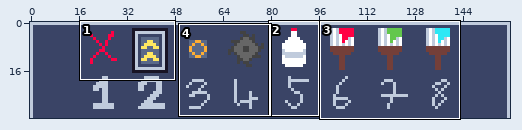
One commit to this pixel-art file: asset_sources/gfx/hud-bottom.aseprite. The picture above shows the old version from afar; the outline marks the close-up.
Close-up. First the earlier version:
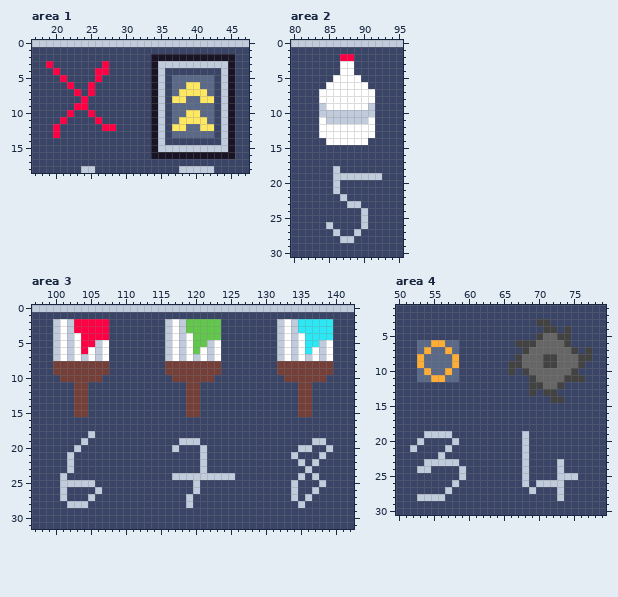
160x32 pixels, 1 frame. Shown: area 1: x 17..47, y 0..18; area 2: x 80..95, y 0..30; area 3: x 97..142, y 0..31; area 4: x 50..79, y 1..30.
And afterwards:
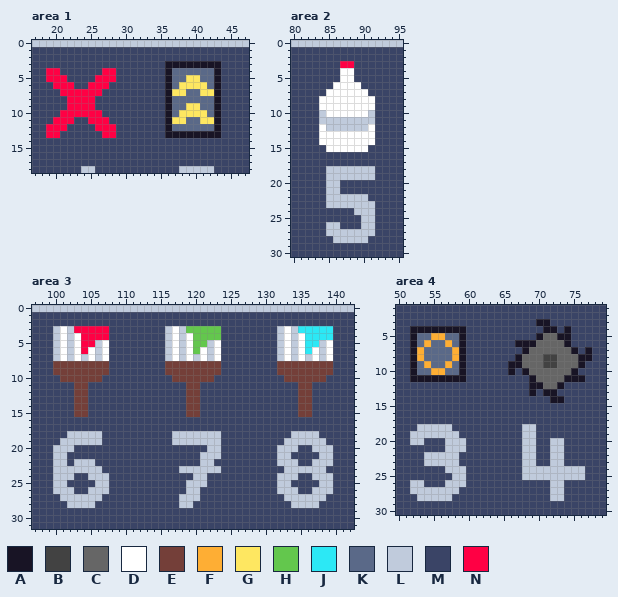
Palette (. is transparent): A #181425  B #424242  C #666666  D #ffffff  E #743f39  F #feae34  G #fee761  H #63c74d  J #2ce8f5  K #5a6988  L #c0cbdc  M #3a4466  N #ff0044
Change:
Area 1, layer "Layer 2":
y 2: x 34..45 AAAAAAAAAAAA -> MMMMMMMMMMMM
y 3: x 19 N -> M; x 27 N -> M; x 34..45 ALLLLLLLLLLA -> MMAAAAAAAAMM
y 4: x 19 M -> N; x 26 N -> M; x 28 M -> N; x 34..45 ALMMMMMMMMLA -> MMAKKKKKKAMM
y 5: x 19..20 MM -> NN; x 27..28 MM -> NN; x 34..36 ALM -> MMA; x 39..40 KK -> GG; x 43..45 MLA -> AMM
y 6: x 20..21 MM -> NN; x 26..27 MM -> NN; x 34..36 ALM -> MMA; x 38 K -> G; x 41 K -> G; x 43..45 MLA -> AMM
y 7: x 21..22 MM -> NN; x 24 M -> N; x 26 M -> N; x 34..37 ALMK -> MMAG; x 39..40 GG -> KK; x 42..45 KMLA -> GAMM
y 8: x 22..23 MM -> NN; x 25 M -> N; x 34..38 ALMGG -> MMAKK; x 41..45 GGMLA -> KKAMM
y 9: x 22 M -> N; x 25 M -> N; x 34..36 ALM -> MMA; x 39..40 KK -> GG; x 43..45 MLA -> AMM
y 10: x 21 M -> N; x 23..24 MM -> NN; x 26 M -> N; x 34..36 ALM -> MMA; x 38 K -> G; x 41 K -> G; x 43..45 MLA -> AMM
y 11: x 20 M -> N; x 22 M -> N; x 25 M -> N; x 27 M -> N; x 34..37 ALMK -> MMAG; x 39..40 GG -> KK; x 42..45 KMLA -> GAMM
y 12: x 19 M -> N; x 21 M -> N; x 26 M -> N; x 34..38 ALMGG -> MMAKK; x 41..45 GGMLA -> KKAMM
y 13: x 19 M -> N; x 27..28 MM -> NN; x 34..45 ALMKKKKKKMLA -> MMAAAAAAAAMM
y 14: x 34..35 AL -> MM; x 44..45 LA -> MM
y 15: x 34..45 ALLLLLLLLLLA -> MMMMMMMMMMMM
y 16: x 34..45 AAAAAAAAAAAA -> MMMMMMMMMMMM
Area 2, layer "Layer 2":
y 2: x 87..88 NN -> MM
y 3: x 87..88 DD -> NN
y 5: x 86 D -> M; x 89 D -> M
y 6: x 85 D -> M; x 90 D -> M
y 7: x 84 D -> M; x 91 D -> M
y 9: x 84 L -> D; x 91 L -> D
y 10: x 85..90 LLLLLL -> DDDDDD
y 11: x 84 D -> L; x 91 D -> L
y 12: x 85..90 DDDDDD -> LLLLLL
y 14: x 84 M -> D; x 91 M -> D
y 15: x 85..90 MMMMMM -> DDDDDD
y 18: x 85 M -> L; x 87..91 MMMMM -> LLLLL
y 19: x 85 M -> L; x 92 L -> M
y 20..21: x 85 M -> L
y 22: x 85..86 MM -> LL; x 88..90 MMM -> LLL
y 23: x 85..87 MMM -> LLL; x 90..91 MM -> LL
y 24: x 89 M -> L; x 91 M -> L
y 25: x 91 M -> L
y 26: x 86 M -> L; x 91 M -> L
y 27: x 85 M -> L; x 87..88 MM -> LL; x 90..91 MM -> LL
y 28: x 86 M -> L; x 89..90 MM -> LL
Area 3, layer "Layer 2":
y 2: x 100..107 LDLNNNNN -> MMMMMMMM; x 116..123 LDLHHHHH -> MMMMMMMM; x 132..139 LDLJJJJJ -> MMMMMMMM
y 18: x 102..104 MMM -> LLL; x 106 M -> L; x 117..123 MMMMMMM -> LLLLLLL; x 134..137 MMMM -> LLLL
y 19: x 101..103 MMM -> LLL; x 105..106 MM -> LL; x 117 M -> L; x 121..123 MMM -> LLL; x 133..136 MMMM -> LLLL
y 20: x 100..103 MMML -> LLLM; x 117 L -> M; x 121..123 LMM -> MLL; x 132..138 MMMLLMM -> LLLMMLL
y 21: x 100..102 MML -> LLM; x 122..123 MM -> LL; x 132..134 MML -> LLM; x 139 M -> L
y 22: x 100..105 MMLMMM -> LLMLLL; x 122 M -> L; x 132..135 MMML -> LLLM; x 138..139 MM -> LL
y 23: x 100..101 MM -> LL; x 103..106 MMMM -> LLLL; x 118..120 MMM -> LLL; x 122..123 MM -> LL; x 133..135 MMM -> LLL; x 137..138 MM -> LL
y 24: x 100 M -> L; x 102 M -> L; x 105..107 MMM -> LLL; x 117..119 LLL -> MMM; x 122..125 LLLL -> MMMM; x 132..135 MMML -> LLLM; x 138..139 MM -> LL
y 25: x 100 M -> L; x 102..107 LLLLMM -> MMMMLL; x 119 M -> L; x 121 M -> L; x 132..134 MML -> LLM; x 139 M -> L
y 26: x 100 M -> L; x 102 M -> L; x 105 M -> L; x 107 M -> L; x 119 M -> L; x 132..133 MM -> LL; x 138..139 MM -> LL
y 27: x 102..104 MMM -> LLL; x 106 M -> L; x 118 M -> L; x 120 M -> L; x 133 M -> L; x 135 M -> L; x 137..138 MM -> LL
y 28: x 105 M -> L; x 118 M -> L; x 134 M -> L; x 136..137 MM -> LL
Area 4, layer "Layer 2":
y 3: x 70..71 BB -> AA
y 4: x 52..59 MMMMMMMM -> AAAAAAAA; x 71..72 BB -> AA; x 74 B -> A
y 5: x 52..59 MMMMMMMM -> AKKFFKKA; x 70 B -> A; x 73..74 BB -> AA
y 6: x 52 M -> A; x 54..57 KFFK -> FKKF; x 59 M -> A; x 67..69 BBB -> AAA; x 74 B -> A
y 7: x 52..54 MKF -> AFK; x 57..59 FKM -> KFA; x 68 B -> A; x 75 B -> A; x 77 B -> A
y 8: x 52 M -> A; x 59 M -> A; x 67 B -> A; x 76..77 BB -> AA
y 9: x 52..54 MFK -> AKF; x 57..59 KFM -> FKA; x 66..67 BB -> AA; x 76 B -> A
y 10: x 52 M -> A; x 54..57 FKKF -> KFFK; x 59 M -> A; x 66 B -> A; x 68 B -> A; x 75 B -> A
y 11: x 52..59 MKKFFKKM -> AAAAAAAA; x 69 B -> A; x 74..76 BBB -> AAA
y 12: x 69..70 BB -> AA; x 73 B -> A
y 13: x 69 B -> A; x 71..72 BB -> AA
y 14: x 72..73 BB -> AA
y 18: x 53..57 MMMMM -> LLLLL; x 68..69 MM -> LL
y 19: x 52..53 MM -> LL; x 58 M -> L; x 69 M -> L
y 20: x 52 M -> L; x 57 M -> L; x 59 M -> L; x 69 M -> L; x 72..73 MM -> LL
y 21: x 52 L -> M; x 58..59 MM -> LL; x 69 M -> L; x 72..73 MM -> LL
y 22: x 54..55 MM -> LL; x 57..58 MM -> LL; x 69 M -> L; x 72..73 MM -> LL
y 23: x 69 M -> L; x 72 M -> L
y 24: x 53..54 LL -> MM; x 57..58 MM -> LL; x 69..72 MMMM -> LLLL; x 74..76 MMM -> LLL
y 25: x 58 M -> L; x 69..72 MMMM -> LLLL; x 76 M -> L
y 26: x 52..53 MM -> LL; x 57 M -> L; x 59 M -> L; x 68 L -> M; x 70..71 LL -> MM
y 27: x 52..56 MMMMM -> LLLLL; x 58 M -> L; x 69 L -> M; x 72 M -> L
y 28: x 57 M -> L; x 72 M -> L
